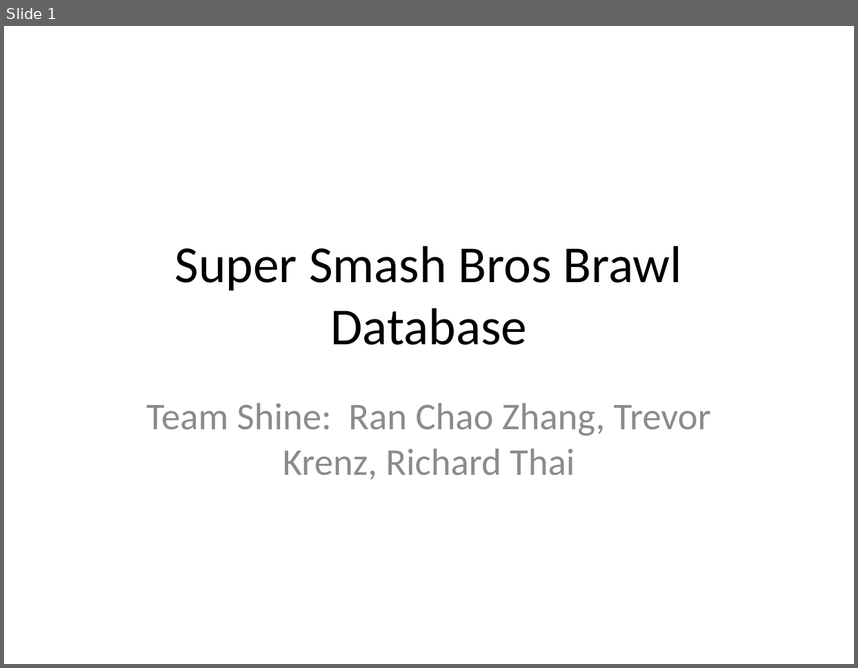
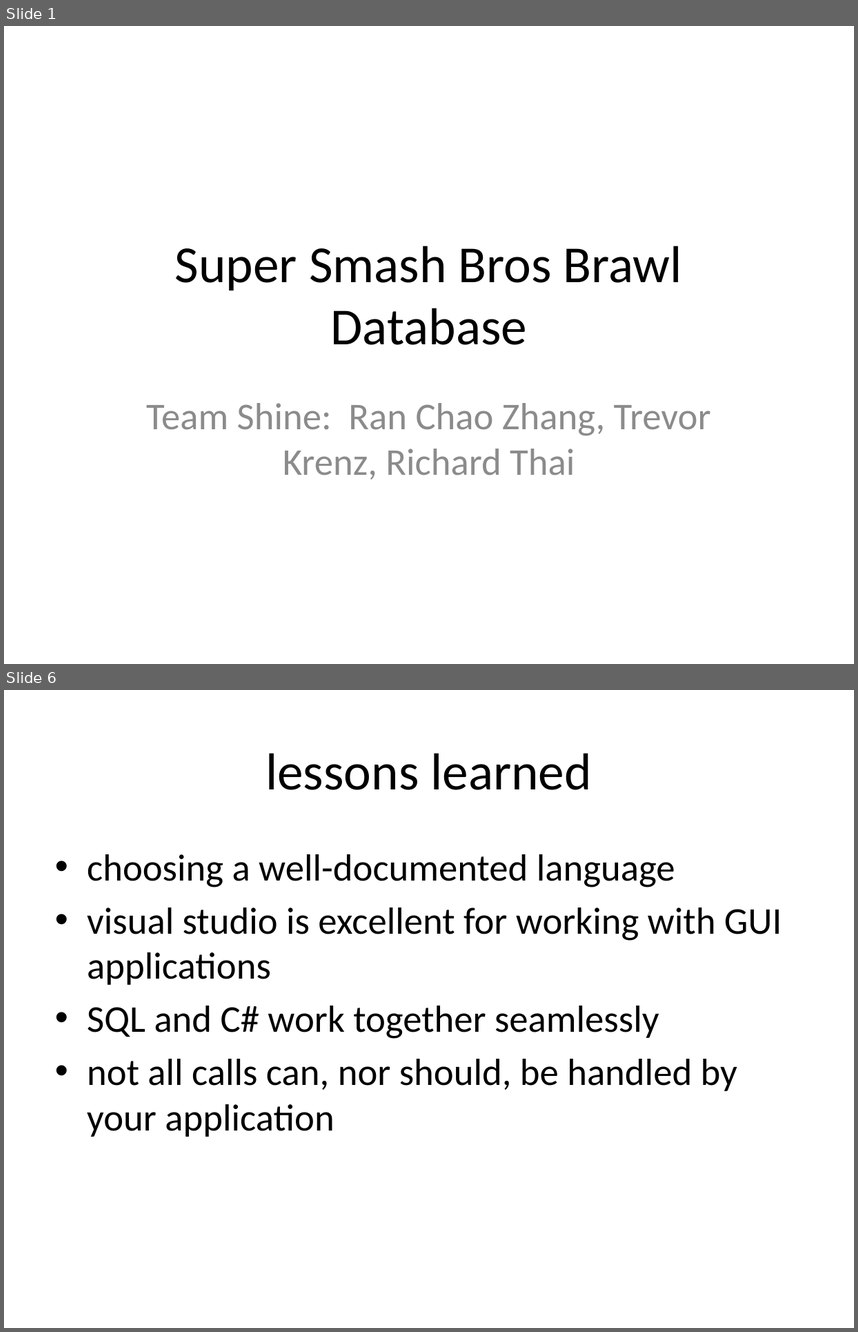
Before and after one commit to krenztr/Super-Smash-Bros-Database, a slide deck: Doc/SSBB.pptx. Shown one above the other, each under a label of ours: slide 1 before the commit, slides 1 and 6 after it; the slides between them are not shown. The pictures are 858x668 and 858x1332 pixels, drawn with LibreOffice and Linux fonts; fonts in the diff are those of the drawing. Boxes give left, top, right and bottom in pixels: in the first picture for what was removed or moved away, otherwise in the second. Text is boxed around its words. In the diff, an @@ line names an element or a change of style, - is before the commit and + after.

```diff
--- a/Doc/SSBB.pptx
+++ b/Doc/SSBB.pptx
@@ slide 6 added at <box>4,690,854,1328</box>, background #FFFFFF @@
@@ title added at <box>266,753,591,790</box>, 44 pt, text #000000 @@
+lessons learned
@@ text added at <box>87,854,782,1136</box>, 32 pt, text #000000 @@
+• choosing a well-documented language
+• visual studio is excellent for working with GUI applications
+• SQL and C# work together seamlessly
+• not all calls can, nor should, be handled by your application
```
Also in this commit, not shown: 3 slides changed, 1 other slide added, 1 slide removed, 3 other files.
